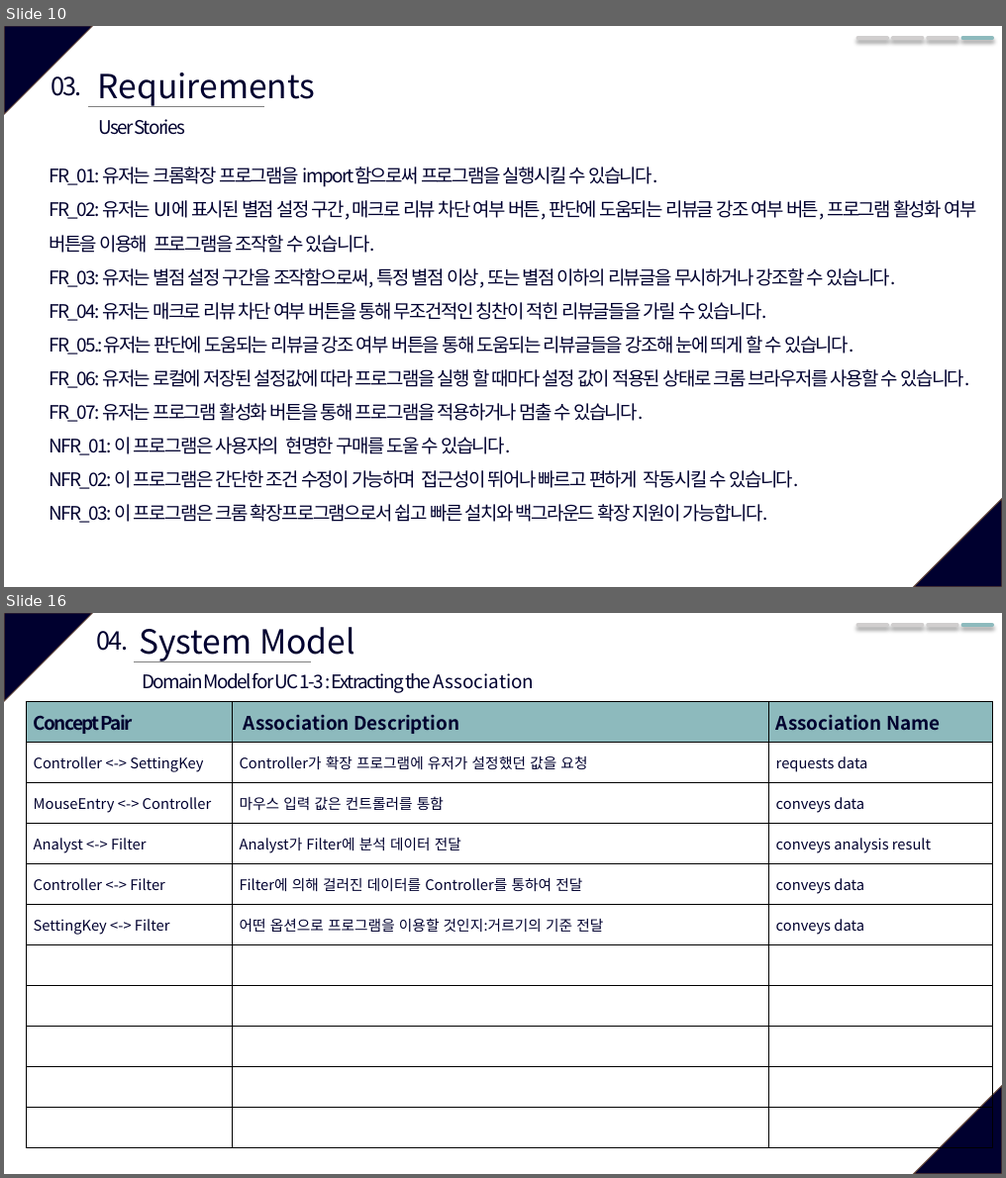
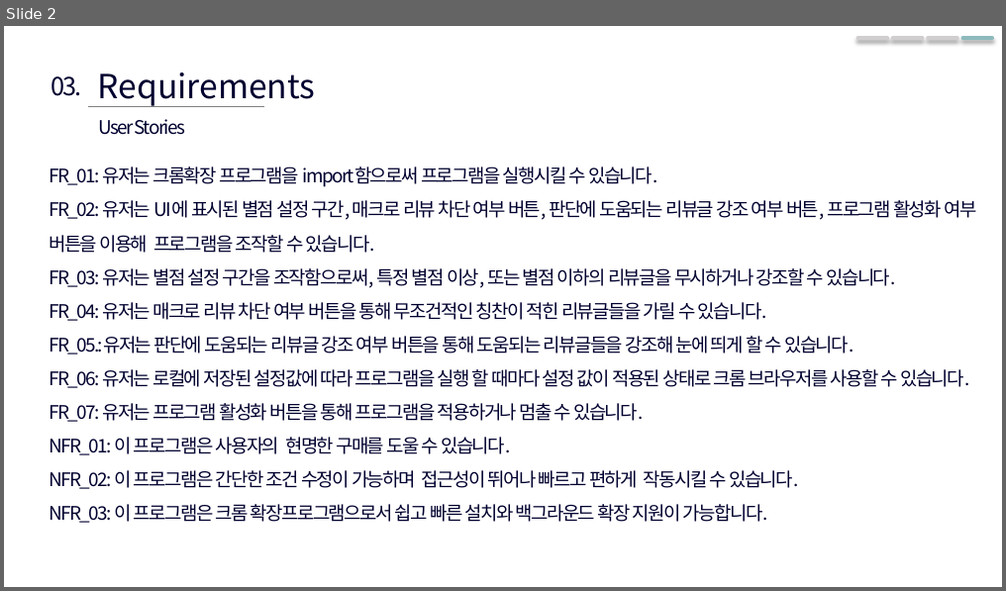
Before and after one commit to SWE-15-Team/Sentiment-Analysis-System, a slide deck: Checkpoint_1st.pptx. Shown one above the other, each under a label of ours: slides 10 and 16 before the commit, slide 2 after it; the slides between them are not shown. The pictures are 1006x1178 and 1006x591 pixels, drawn with LibreOffice and Linux fonts; fonts in the diff are those of the drawing. Boxes give left, top, right and bottom in pixels: in the first picture for what was removed or moved away, otherwise in the second. Text is boxed around its words. In the diff, an @@ line names an element or a change of style, - is before the commit and + after.

```diff
--- a/Checkpoint_1st.pptx
+++ b/Checkpoint_1st.pptx
@@ slide 16 removed at box(4, 613, 1002, 1174), background #FFFFFF; not listed: 2 template elements that a slide beside it also shows @@
@@ text removed at box(97, 631, 129, 651) @@
-04.
@@ text removed at box(139, 627, 355, 663) @@
-System Model
@@ line removed from (858, 625) to (887, 625) @@
@@ line removed from (893, 625) to (923, 625) @@
@@ line removed from (928, 625) to (957, 625) @@
@@ line removed from (963, 625) to (992, 625) @@
@@ line removed from (135, 662) to (311, 662) @@
@@ table removed at box(26, 701, 992, 1148), 11 rows, 3 columns @@
-Concept Pair | Association Description | Association Name
-Controller <-> SettingKey | Controller가 확장 프로그램에 유저가 설정했던 값을 요청 | requests data
-MouseEntry <-> Controller | 마우스 입력 값은 컨트롤러를 통함 | conveys data
-Analyst <-> Filter | Analyst가 Filter에 분석 데이터 전달 | conveys analysis result
-Controller <-> Filter | Filter에 의해 걸러진 데이터를 Controller를 통하여 전달 | conveys data
-SettingKey <-> Filter | 어떤 옵션으로 프로그램을 이용할 것인지:거르기의 기준 전달 | conveys data
- |  | 
- |  | 
- |  | 
- |  | 
- |  | 
@@ text removed at box(142, 672, 535, 693) @@
-Domain Model for UC 1-3 : Extracting the Association
@@ what was slide 10 is now slide 2 @@
@@ slide 2 changed as well @@
@@ triangle removed at box(4, 26, 92, 114) @@
@@ triangle removed at box(914, 499, 1002, 587) @@
```
Also in this commit, not shown: 5 other slides changed, 1 slide added, 12 other slides removed, 1 other file.
